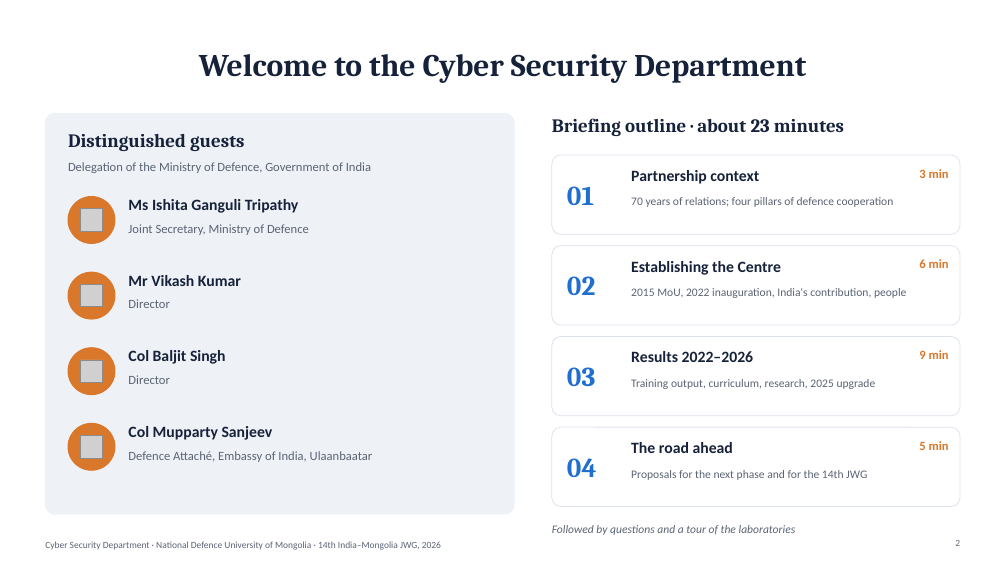
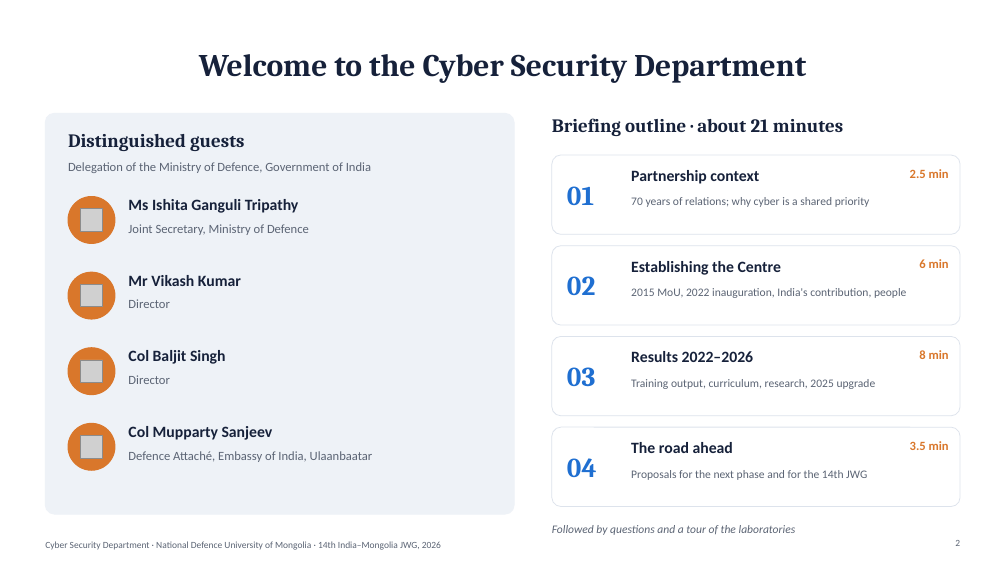
Before and after one commit to Cyber0101010101/research-material, a slide deck: slide 2 of india-cyber-cooperation/india_mongolia_cyber_cooperation.pptx. Drawn at 1008x567 pixels with LibreOffice and Linux fonts; fonts in the diff are those of the drawing; grey boxes stand for pictures. Boxes give left, top, right and bottom in pixels: in the first picture for what was removed or moved away, otherwise in the second. Text is boxed around its words. In the diff, an @@ line names an element or a change of style, - is before the commit and + after.

```diff
--- a/india-cyber-cooperation/india_mongolia_cyber_cooperation.pptx
+++ b/india-cyber-cooperation/india_mongolia_cyber_cooperation.pptx
@@ text at (x1=552, y1=118, x2=843, y2=136): text changed @@
-Briefing outline · about 23 minutes
+Briefing outline · about 21 minutes
@@ text at (x1=910, y1=169, x2=949, y2=178): text changed @@
-3 min
+2.5 min
@@ text at (x1=631, y1=197, x2=870, y2=207): text changed @@
-70 years of relations; four pillars of defence cooperation
+70 years of relations; why cyber is a shared priority
@@ text at (x1=919, y1=350, x2=949, y2=359): text changed @@
-9 min
+8 min
@@ text at (x1=910, y1=441, x2=949, y2=450): text changed @@
-5 min
+3.5 min
```
Also in this commit, not shown: 6 other slides changed, 3 slides removed, 12 other files.
